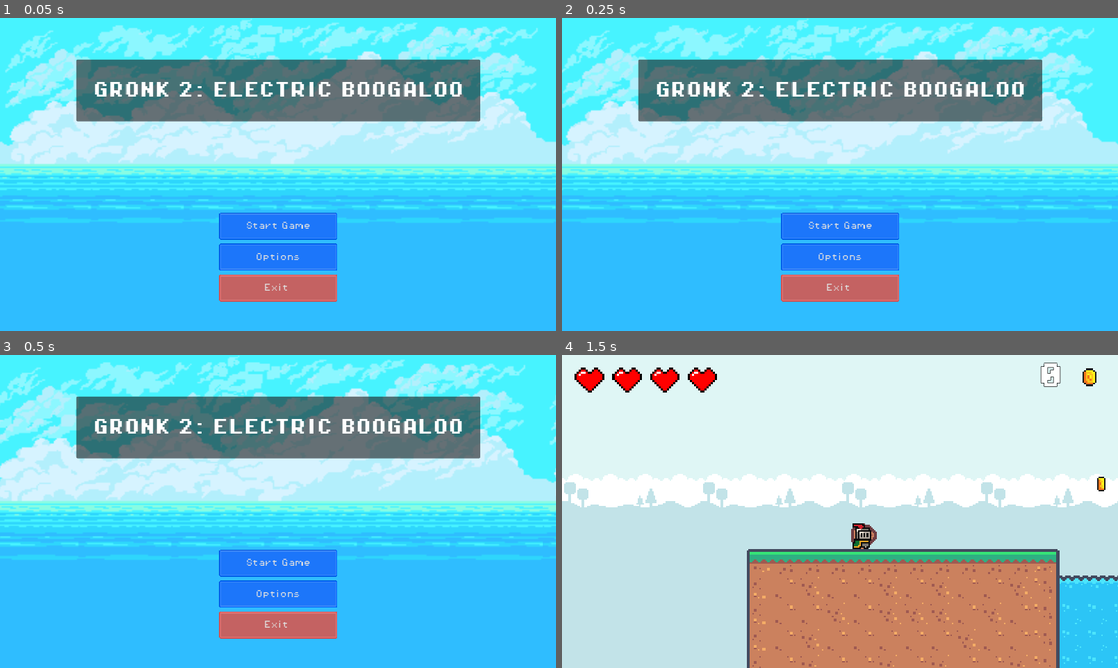
Above: before the commit, frames 1-4 (two rows, left to right).
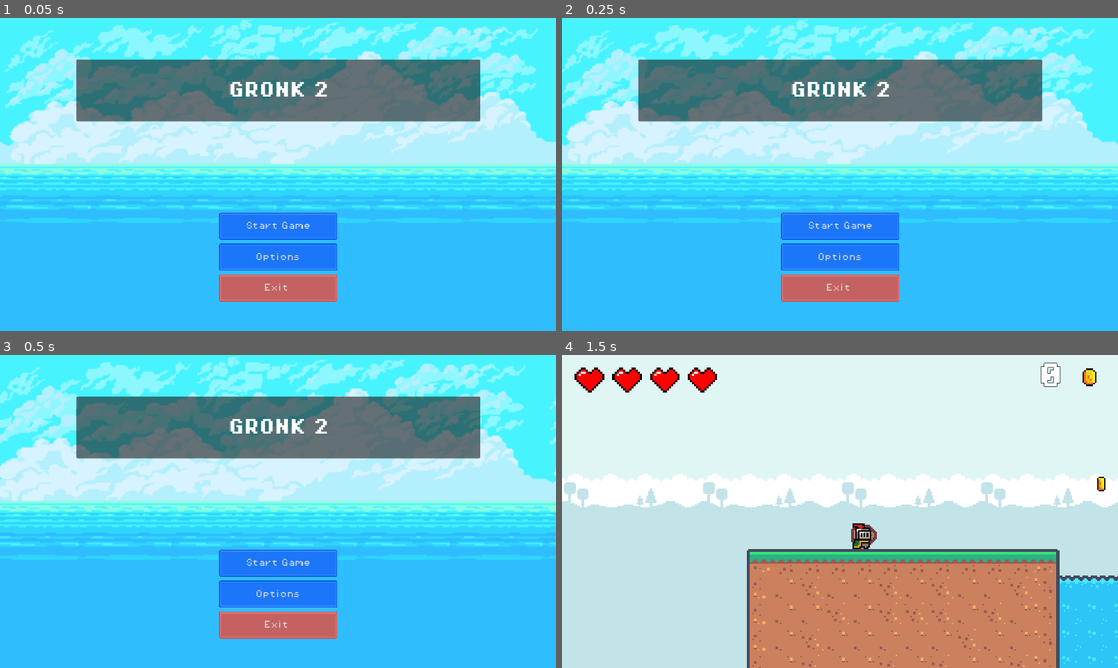
Above: after the commit, the same moments.

Repository: gingeapple182/GRONK-2
Game: Godot game, scene res://scenes/menu/start_screen.tscn
Two runs of this game, one before a commit and one after it. Both use one fixed random seed, a clock stepped at 60 frames per second and the inputs below.
Inputs:
- Up to frame 1 (0.05 s): no input
- Up to frame 2 (0.25 s): no input
- Up to frame 3 (0.5 s): no input
- Up to frame 4 (1.5 s): click "Start Game" at 0.5 s; hold Right (move_right) from 1.28 s (still down)

The runs differ from the first frame. In frame 1, 1.5% of the frame differs, in the area x 17-84%, y 20-26%; in frame 2, 1.5%; in frame 3, 1.5%; in frame 4, nothing differs.

Commit message:
Setup pause scene

Diff:
--- a/gronk-2/scenes/menu/pause_menu.tscn
+++ b/gronk-2/scenes/menu/pause_menu.tscn
@@ -1,16 +1,19 @@
-[gd_scene load_steps=4 format=3 uid="uid://0l5j784cy2ed"]
+[gd_scene load_steps=5 format=3 uid="uid://0l5j784cy2ed"]
 
+[ext_resource type="Script" path="res://scripts/pause_menu.gd" id="1_inj1b"]
 [ext_resource type="FontFile" uid="uid://bya20bd0ol5c1" path="res://assets/fonts/PixelOperator8-Bold.ttf" id="1_lpggp"]
 [ext_resource type="Theme" uid="uid://cnnrcqluok6ds" path="res://assets/themes/basic_button.tres" id="2_apo7d"]
 [ext_resource type="Theme" uid="uid://cq02tnv7hmeff" path="res://assets/themes/angry_button.tres" id="3_x5pc8"]
 
 [node name="PauseMenu" type="Control"]
+auto_translate_mode = 1
 layout_mode = 3
 anchors_preset = 15
 anchor_right = 1.0
 anchor_bottom = 1.0
 grow_horizontal = 2
 grow_vertical = 2
+script = ExtResource("1_inj1b")
 
 [node name="Panel" type="Panel" parent="."]
 layout_mode = 1
@@ -76,3 +79,7 @@
 size_flags_vertical = 7
 theme = ExtResource("3_x5pc8")
 text = "Exit game"
+
+[connection signal="pressed" from="Panel/VBoxContainer/ButtonResume" to="." method="_on_button_resume_pressed"]
+[connection signal="pressed" from="Panel/VBoxContainer/ButtonOptions" to="." method="_on_button_options_pressed"]
+[connection signal="pressed" from="Panel/VBoxContainer/ButtonExit" to="." method="_on_button_exit_pressed"]
--- a/gronk-2/scenes/menu/start_screen.tscn
+++ b/gronk-2/scenes/menu/start_screen.tscn
@@ -148,7 +148,8 @@
 grow_vertical = 2
 theme_override_fonts/font = ExtResource("8_r3nts")
 theme_override_font_sizes/font_size = 32
-text = "GRONK 2: ELECTRIC BOOGALOO"
+text = "GRONK 2
+"
 horizontal_alignment = 1
 
 [connection signal="pressed" from="VBoxContainer/ButtonStart" to="." method="_on_button_start_pressed"]
Not shown, changed: gronk-2/scenes/levels/level_one.tscn
